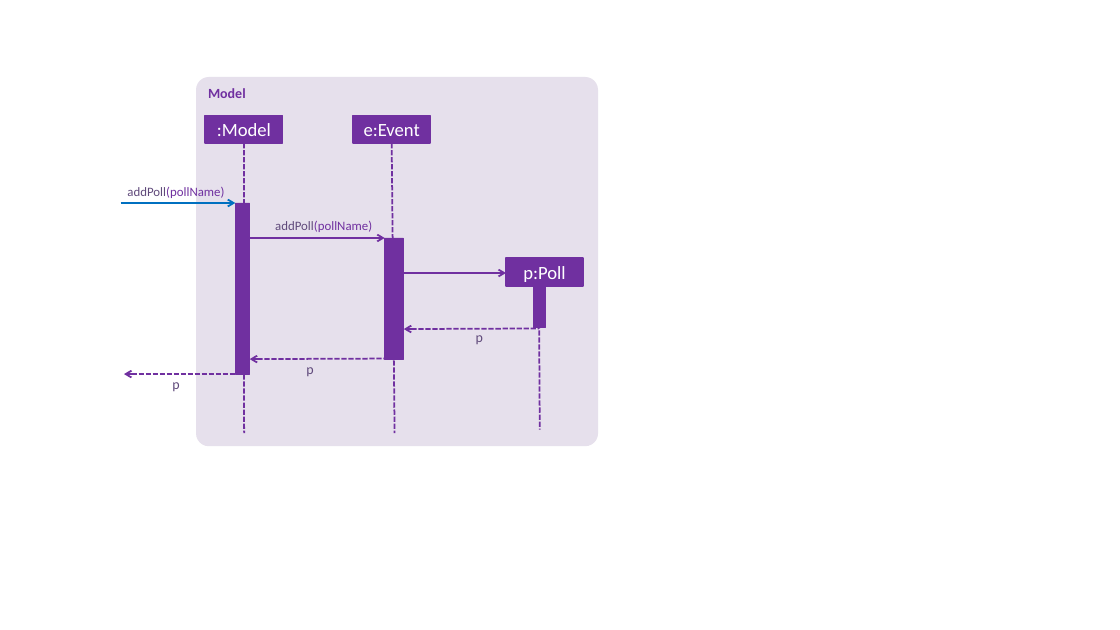
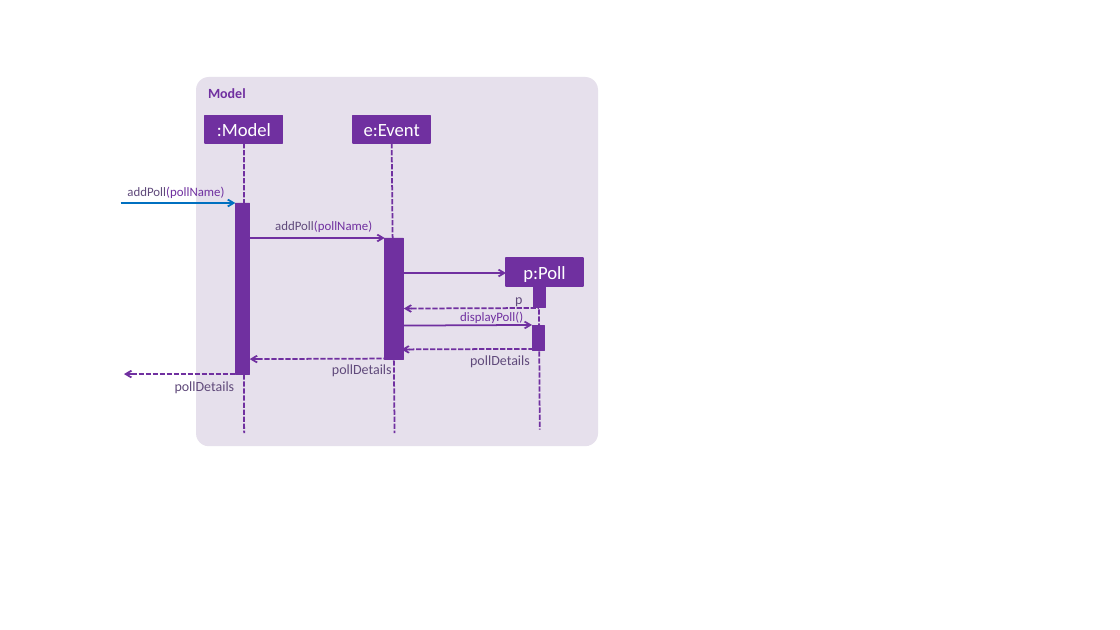
Before and after one commit to nus-cs2103-AY1819S1/addressbook-level4, a slide deck: slide 1 of docs/diagrams/AddPollSequenceDiagram.pptx. Drawn at 1120x630 pixels with LibreOffice and Linux fonts; fonts in the diff are those of the drawing. Boxes give left, top, right and bottom in pixels: in the first picture for what was removed or moved away, otherwise in the second. Text is boxed around its words. In the diff, an @@ line names an element or a change of style, - is before the commit and + after.

```diff
--- a/docs/diagrams/AddPollSequenceDiagram.pptx
+++ b/docs/diagrams/AddPollSequenceDiagram.pptx
@@ text "p": place and size @@
-text "p" at box(476, 335, 483, 344)
+text "p" at box(515, 297, 522, 308)
@@ rectangle: place and size @@
-rectangle at box(534, 286, 545, 328)
+rectangle at box(534, 286, 545, 308)
@@ arrow added from (403, 326) to (532, 325), #7030A0 1.5 pt @@
@@ arrow moved from (404, 329) - (539, 329) to (404, 308) - (539, 308) @@
@@ text added at box(460, 312, 523, 325), 11 pt, text #7030A0 @@
+displayPoll()
@@ rectangle added at box(532, 326, 544, 350), fill #7030A0, outline #7030A0 0.75 pt @@
@@ arrow added from (537, 349) to (402, 350), #7030A0 1.5 pt dashed @@
@@ text added at box(470, 355, 530, 367), 12 pt, text #604A7B @@
+pollDetails
@@ text removed at box(172, 382, 179, 391) @@
-p
@@ text added at box(175, 381, 235, 393), 12 pt, text #604A7B @@
+pollDetails
@@ text at box(332, 364, 392, 376): text changed @@
-p
+pollDetails
```
Also in this commit, not shown: 3 other files.
